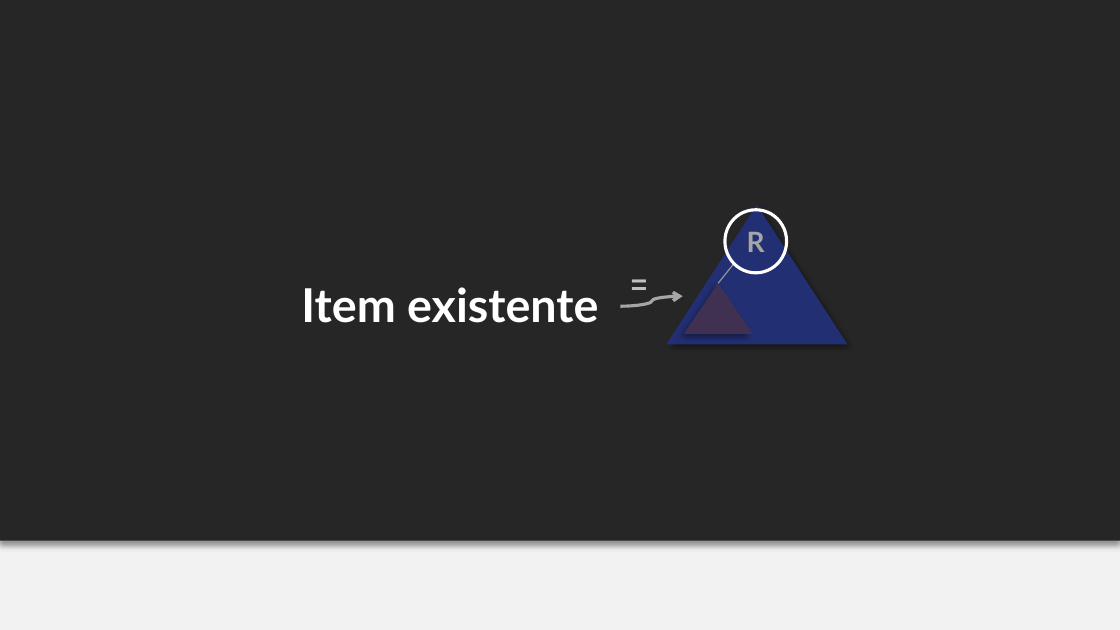
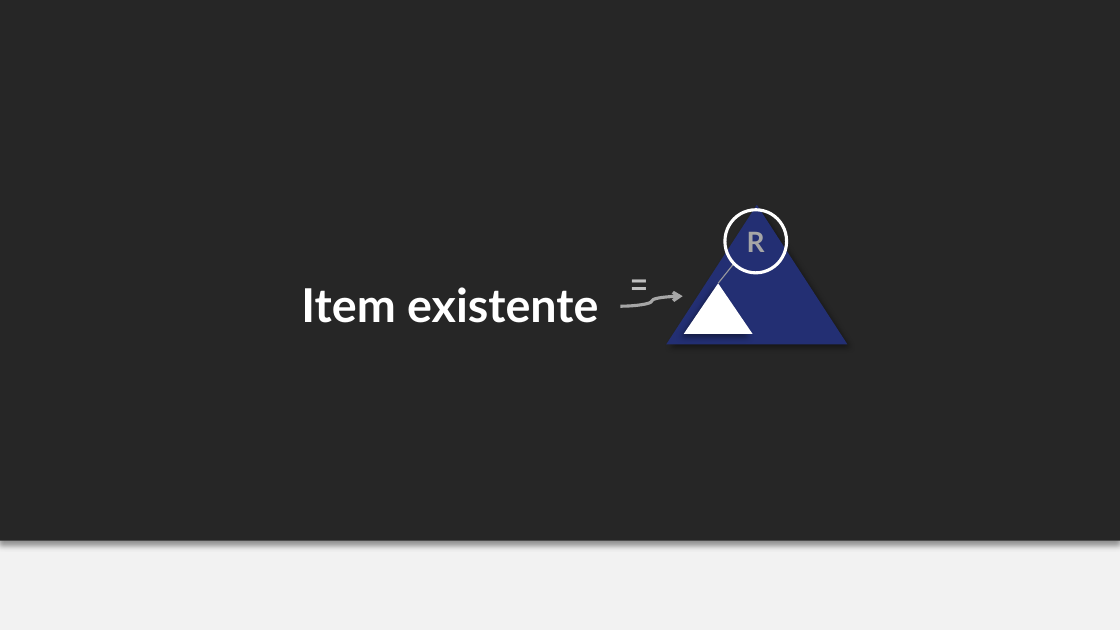
Before and after one commit to felipemarc/AED1_2016-2, a slide deck: slide 25 of ap_arvores/AED - arvores.pptx (slide 26 before the commit). Drawn at 1120x630 pixels with LibreOffice and Linux fonts; fonts in the diff are those of the drawing. Boxes give left, top, right and bottom in pixels: in the first picture for what was removed or moved away, otherwise in the second. Text is boxed around its words. In the diff, an @@ line names an element or a change of style, - is before the commit and + after.

```diff
--- a/ap_arvores/AED - arvores.pptx
+++ b/ap_arvores/AED - arvores.pptx
@@ triangle at (684, 283, 753, 334): fill #403152 to #FFFFFF @@
```
Also in this commit, not shown: 2 other slides changed, 1 slide removed, 1 other file.
